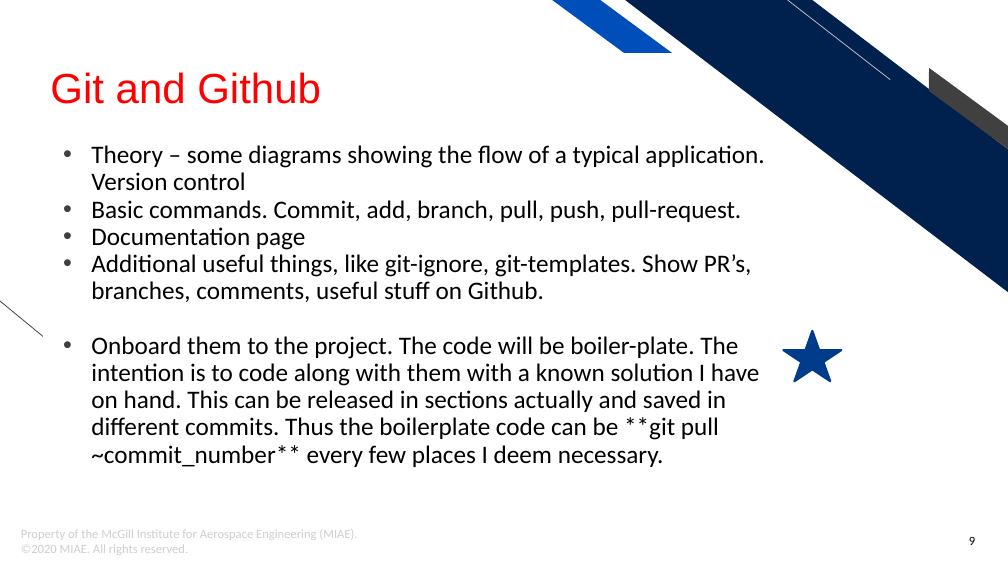
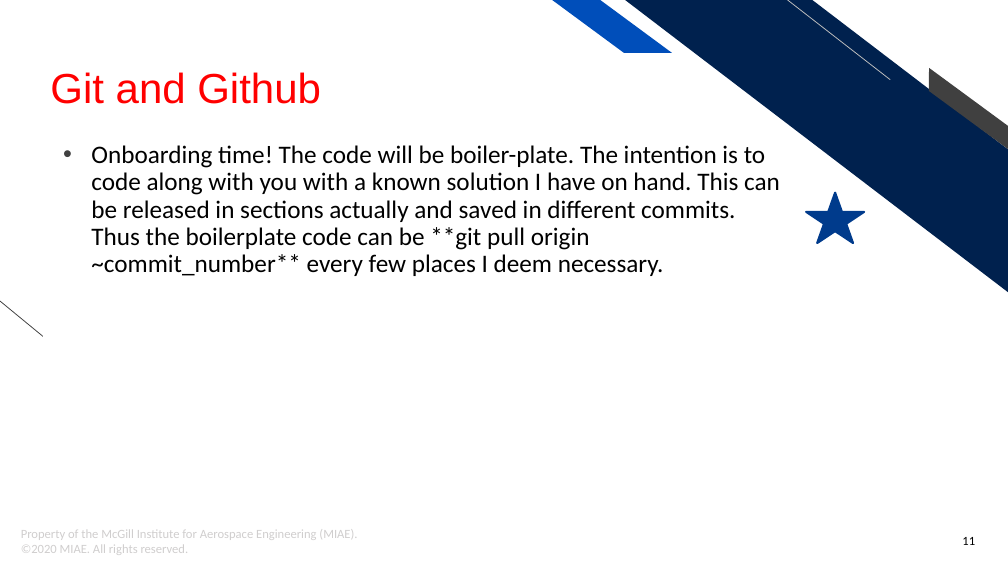
Before and after one commit to mowglu/MIAE-Python, a slide deck: slide 11 of Python Tutorial - MIAE.pptx (slide 9 before the commit). Drawn at 1008x567 pixels with LibreOffice and Linux fonts; fonts in the diff are those of the drawing; background and template pictures are left out. Boxes give left, top, right and bottom in pixels: in the first picture for what was removed or moved away, otherwise in the second. Text is boxed around its words. In the diff, an @@ line names an element or a change of style, - is before the commit and + after.

```diff
--- a/Python Tutorial - MIAE.pptx
+++ b/Python Tutorial - MIAE.pptx
@@ text at (91, 145, 780, 276): text changed @@
-• Theory – some diagrams showing the flow of a typical application. Version control
-• Basic commands. Commit, add, branch, pull, push, pull-request.
-• Documentation page
-• Additional useful things, like git-ignore, git-templates. Show PR’s, branches, comments, useful stuff on Github.
-• Onboard them to the project. The code will be boiler-plate. The intention is to code along with them with a known solution I have on hand. This can be released in sections actually and saved in different commits. Thus the boilerplate code can be **git pull ~commit_number** every few places I deem necessary.
+• Onboarding time! The code will be boiler-plate. The intention is to code along with you with a known solution I have on hand. This can be released in sections actually and saved in different commits. Thus the boilerplate code can be **git pull origin ~commit_number** every few places I deem necessary.
@@ star: place and size @@
-star at (783, 331, 842, 382)
+star at (806, 193, 864, 243)
@@ page number at (962, 537, 975, 545): text changed @@
-9
+11
```
Also in this commit, not shown: 6 other slides changed, 3 slides added, 1 slide removed.
